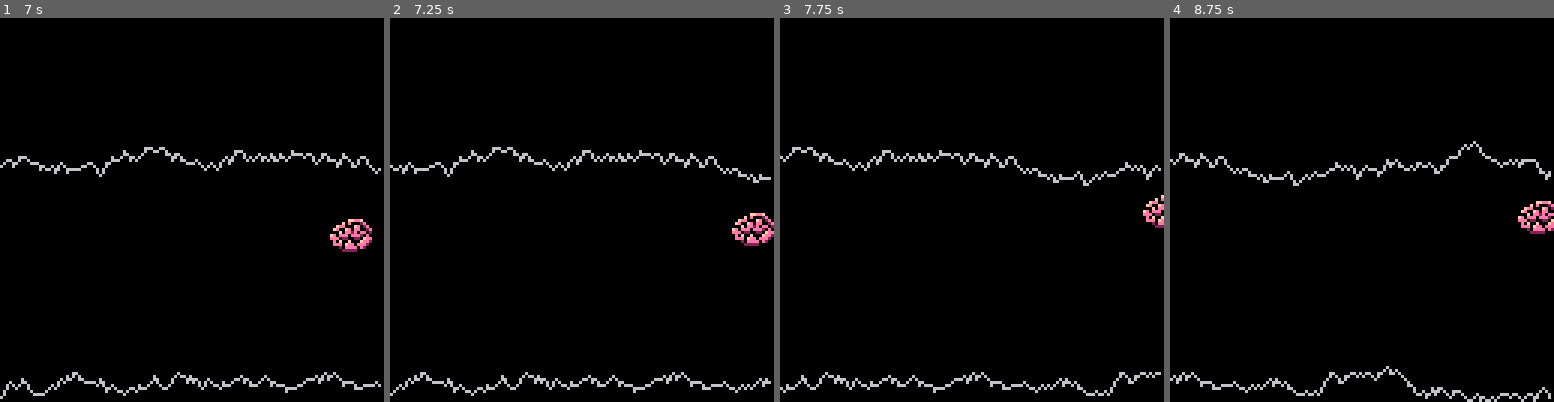
Above: before the commit, frames 1-4 (left to right).
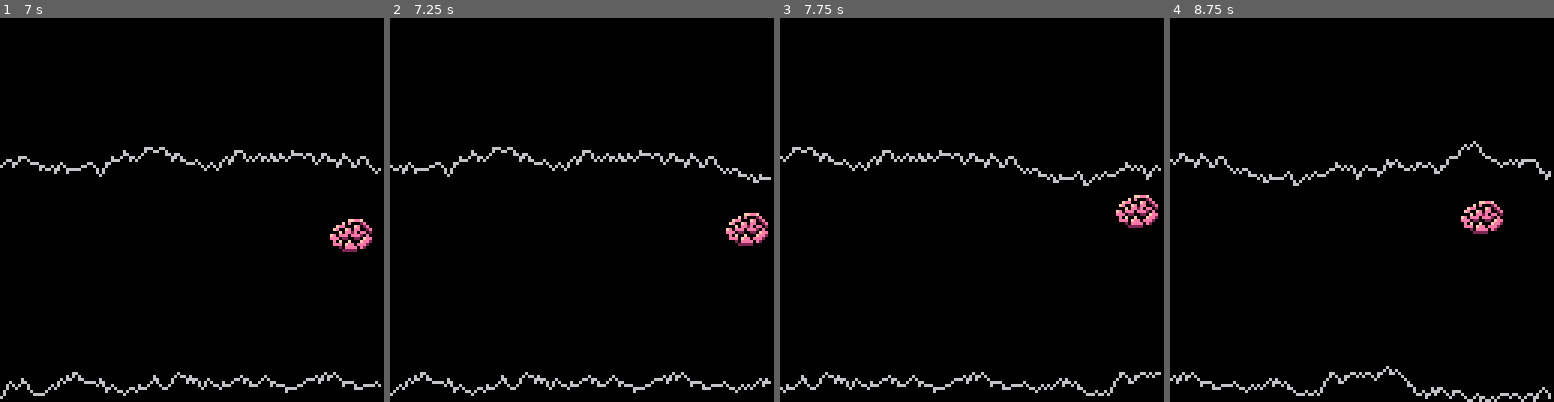
Above: after the commit, the same moments.

Repository: ChessMess/EEGG
Game: PICO-8 cartridge eegg.p8
The game is run twice, just before and just after one commit, with the same random seed, the same clock (stepped at 60 frames per second) and the same inputs.
Inputs:
- Up to frame 1 (7 s): hold Right 1.6-2.1 s; hold Up 2.15-2.42 s; hold Right 2.47-3.03 s; hold Left 3.08-3.58 s; hold Down 3.63-3.97 s; hold Right 4.02-4.68 s; hold Up 4.73-5.03 s; hold Left 5.08-5.68 s; hold Down 5.73-6.03 s; hold Right 6.08-6.58 s; hold Right from 6.63 s (still down)
- Up to frame 2 (7.25 s): release Right at 7.13 s; hold Up from 7.18 s (still down)
- Up to frame 3 (7.75 s): release Up at 7.45 s; hold Right from 7.5 s (still down)
- Up to frame 4 (8.75 s): release Right at 8.07 s; hold Left 8.12-8.62 s; hold Down from 8.67 s (still down)

Frame 1 is identical in both runs. In frame 2, 0.7% of the frame differs, in the area x 87-100%, y 50-60%; in frame 3, 0.6%; in frame 4, 0.9%, in the area x 75-100%, y 47-57%.

Commit message:
Prevent player from moving off screen

Diff:
--- a/eegg.p8
+++ b/eegg.p8
@@ -1,7 +1,8 @@
 pico-8 cartridge // http://www.pico-8.com
 version 18
 __lua__
--- _init, _update, _draw
+-- eeg game
+
 function _init()
  game = create_gamestate()
  player = create_player()
@@ -167,24 +168,153 @@
  player.lwrgt={}
 
  player.update = function(self)
-	 if (btn(0)) self.x-=1 --left
-	 if (btn(1)) self.x+=1 --right
-	 if (btn(2)) self.y-=1 --up
-	 if (btn(3)) self.y+=1 --down
+	 if (btn(0)) self.x=max(0,self.x-1) --left
+	 if (btn(1)) self.x=min(111,self.x+1) --right
+	 if (btn(2)) self.y=max(0,self.y-1) --up
+	 if (btn(3)) self.y=min(243-player.botrgt.y,self.y+1) --down
+
 	 player.toplft = {x= player.x+1,
 	                  y= player.y+1}
 	 player.botrgt = {x= player.x+14,
 	                  y= player.y+11}
-
  end
 
  player.draw = function(self)
   spr(0,self.x,self.y,2,2)
  end
 
-
  return player
 end
+…(130 lines of a section not shown)…
 
 
 
Not shown, changed: 130 lines of the sprite sheet (__gfx__) section of eegg.p8
Not shown, changed: the thumbnail (__label__) section of eegg.p8
